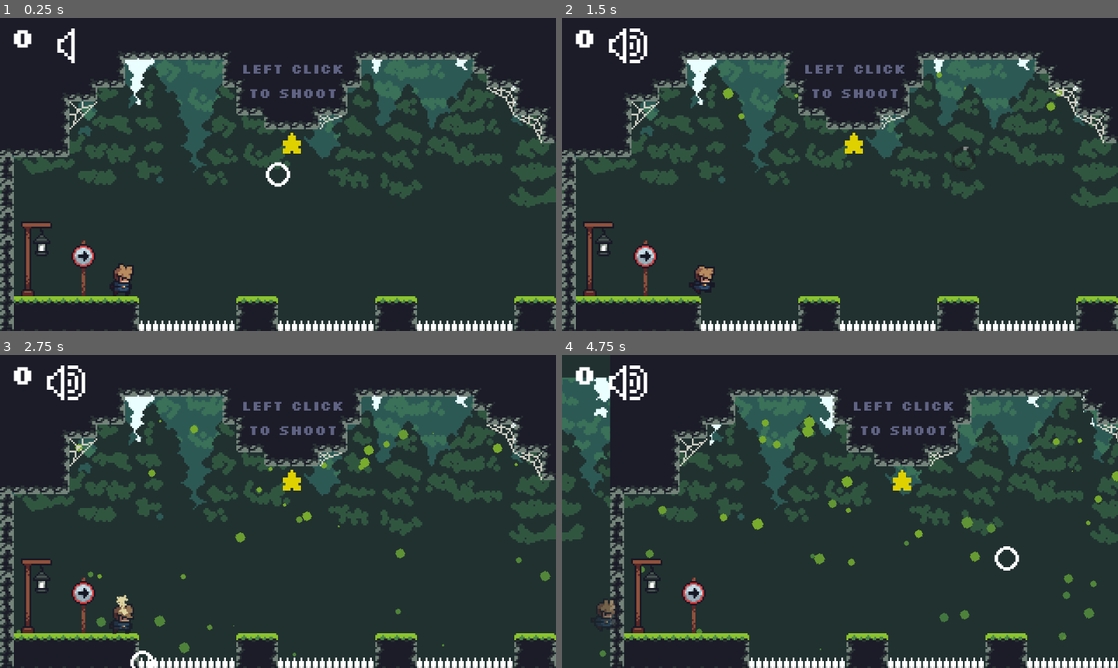
Above: before the commit, frames 1-4 (two rows, left to right).
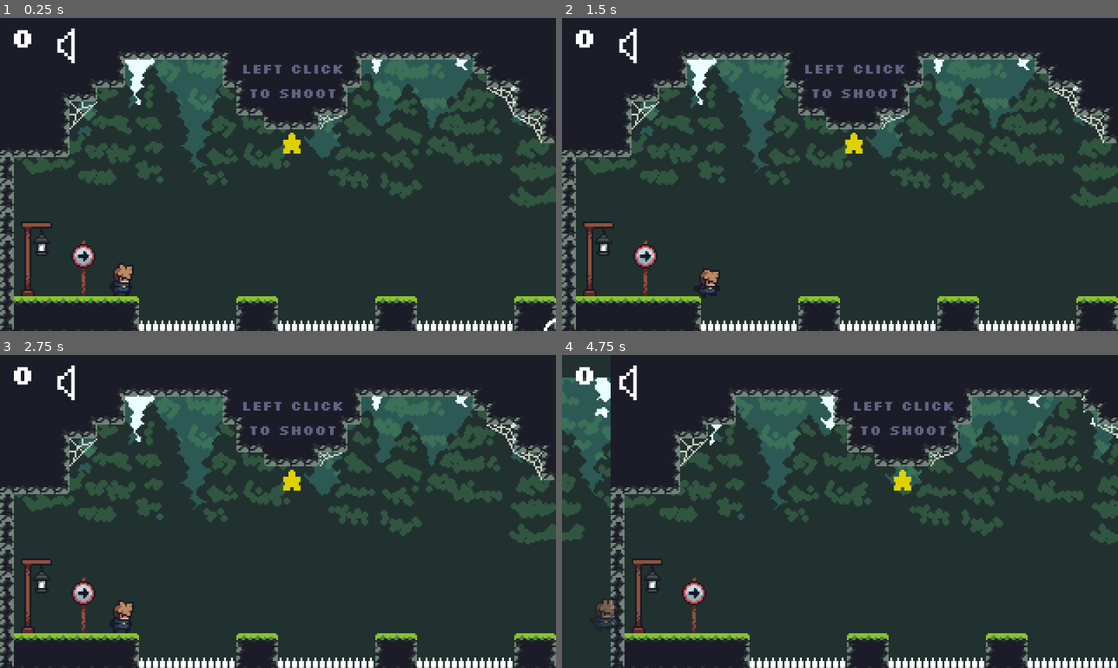
Above: after the commit, the same moments.

Repository: ItsHotdogFred/cannon-platformer
Game: Godot game, scene res://main.tscn
The game is run twice, just before and just after one commit, with the same random seed, the same clock (stepped at 60 frames per second) and the same inputs.
Inputs (mouse positions are in pixels of both pictures, inside the frame that each line leads up to):
- Up to frame 1 (0.25 s): no input
- Up to frame 2 (1.5 s): click (628, 46) at 0.5 s; tap Enter at 1.25 s; move the mouse to (962, 158) at 1.27 s; hold D (right) from 1.28 s (still down); right-click (962, 158) at 1.35 s; click (962, 158) at 1.42 s
- Up to frame 3 (2.75 s): release D (right) at 2 s; tap Enter at 2 s; drag from (166, 527) to (139, 661) at 2.02 s
- Up to frame 4 (4.75 s): tap Enter at 2.75, 3.5, 4.25 s; move the mouse to (895, 442) at 2.77 s; hold D (right) 2.78-3.5 s; click (895, 442) at 2.85 s; drag from (812, 574) to (712, 661) at 3.52 s; move the mouse to (1006, 558) at 4.27 s; hold A (left) from 4.28 s (still down); tap F (noclip) at 4.35 s; click (1006, 558) at 4.42 s

The runs differ from the first frame. In frame 1, 0.3% of the frame differs, in the area x 2-100%, y 4-100%; in frame 2, 1.0%; in frame 3, 1.6%; in frame 4, 3.3%, in the area x 2-100%, y 3-100%.

Commit message:
Before mask implentation

Diff:
--- a/main.gd
+++ b/main.gd
@@ -1,4 +1,6 @@
 extends Node2D
+
+@export var camera : Camera2D
 
 func _ready():
 	# Default window size via DisplayServer (more reliable on Wayland than
--- a/main.tscn
+++ b/main.tscn
@@ -19,41 +19,57 @@
 [ext_resource type="PackedScene" uid="uid://bq2rjwc4u0t6e" path="res://world/levels/Level_07.tscn" id="17_yaehf"]
 [ext_resource type="PackedScene" uid="uid://b5i4sei82fbqv" path="res://world/levels/Level_09.tscn" id="19_cegan"]
 
-[node name="Main" type="Node2D" unique_id=1227024573]
+[node name="Main" type="Node2D" unique_id=1227024573 node_paths=PackedStringArray("camera")]
 script = ExtResource("2_main")
+camera = NodePath("SubViewportContainer/SubViewport/ScreenCamera")
 
-[node name="Player" parent="." unique_id=602816141 instance=ExtResource("1_0xm2m")]
+[node name="SubViewportContainer" type="SubViewportContainer" parent="." unique_id=1612213823]
+z_index = 100
+texture_filter = 1
+offset_right = 320.0
+offset_bottom = 180.0
+mouse_filter = 2
+
+[node name="SubViewport" type="SubViewport" parent="SubViewportContainer" unique_id=527611784 groups=["grapple_rope_viewport"]]
+transparent_bg = true
+handle_input_locally = false
+size = Vector2i(320, 180)
+render_target_update_mode = 4
+
+[node name="Player" parent="SubViewportContainer/SubViewport" unique_id=602816141 instance=ExtResource("1_0xm2m")]
 z_index = 5
 position = Vector2(70, 144)
 
-[node name="Tutorial_01" parent="." unique_id=199532143 instance=ExtResource("8_5vw27")]
+[node name="Tutorial_01" parent="SubViewportContainer/SubViewport" unique_id=199532143 node_paths=PackedStringArray("camera") instance=ExtResource("8_5vw27")]
+camera = NodePath("../ScreenCamera")
 
-[node name="Tutoiral_02" parent="." unique_id=2023377505 instance=ExtResource("8_kek77")]
+[node name="Tutoiral_02" parent="SubViewportContainer/SubViewport" unique_id=2023377505 instance=ExtResource("8_kek77")]
 position = Vector2(320, 0)
 
-[node name="TileMapLayer" parent="." unique_id=938936149 instance=ExtResource("9_kek77")]
+[node name="TileMapLayer" parent="SubViewportContainer/SubViewport" unique_id=938936149 instance=ExtResource("9_kek77")]
 position = Vector2(640, 0)
 
-[node name="TileMapLayer2" parent="." unique_id=1466047648 instance=ExtResource("6_ycdy4")]
+[node name="TileMapLayer2" parent="SubViewportContainer/SubViewport" unique_id=1466047648 instance=ExtResource("6_ycdy4")]
 position = Vector2(960, 0)
 
-[node name="TileMapLayer3" parent="." unique_id=749135044 instance=ExtResource("16_2cqfq")]
+[node name="TileMapLayer3" parent="SubViewportContainer/SubViewport" unique_id=749135044 instance=ExtResource("16_2cqfq")]
 position = Vector2(1280, 0)
 
-[node name="TileMapLayer4" parent="." unique_id=686122201 instance=ExtResource("17_yaehf")]
+[node name="TileMapLayer4" parent="SubViewportContainer/SubViewport" unique_id=686122201 instance=ExtResource("17_yaehf")]
 position = Vector2(1600, 0)
 
-[node name="TileMapLayer5" parent="." unique_id=1303224397 instance=ExtResource("19_cegan")]
+[node name="TileMapLayer5" parent="SubViewportContainer/SubViewport" unique_id=1303224397 node_paths=PackedStringArray("camera") instance=ExtResource("19_cegan")]
 position = Vector2(1920, 0)
+camera = NodePath("../ScreenCamera")
 
-[node name="TileMapLayer6" parent="." unique_id=891859371 instance=ExtResource("17_cegan")]
+[node name="TileMapLayer6" parent="SubViewportContainer/SubViewport" unique_id=891859371 instance=ExtResource("17_cegan")]
 position = Vector2(1920, 180)
 
-[node name="ScreenCamera" type="Camera2D" parent="." unique_id=2020762220 groups=["grapple_screen_camera"]]
+[node name="ScreenCamera" type="Camera2D" parent="SubViewportContainer/SubViewport" unique_id=2020762220 groups=["grapple_screen_camera"]]
 position = Vector2(160, 90)
 script = ExtResource("3_camera")
 
-[node name="Label" type="Label" parent="ScreenCamera" unique_id=1516192247]
+[node name="Label" type="Label" parent="SubViewportContainer/SubViewport/ScreenCamera" unique_id=1516192247]
 z_index = 1
 offset_left = -154.0
 offset_top = -90.0
@@ -63,13 +79,14 @@
 theme_override_font_sizes/font_size = 16
 text = "0"
 script = ExtResource("3_4c57u")
+metadata/_edit_use_anchors_ = true
 
-[node name="AudioStreamPlayer2D" type="AudioStreamPlayer2D" parent="ScreenCamera" unique_id=318832377]
+[node name="AudioStreamPlayer2D" type="AudioStreamPlayer2D" parent="SubViewportContainer/SubViewport/ScreenCamera" unique_id=318832377]
 position = Vector2(-160, -90)
 stream = ExtResource("5_dg77c")
 autoplay = true
 
-[node name="Sound" type="Button" parent="ScreenCamera" unique_id=1426153752]
+[node name="Sound" type="Button" parent="SubViewportContainer/SubViewport/ScreenCamera" unique_id=1426153752]
 z_index = 1
 texture_filter = 1
 offset_left = -138.0
@@ -81,28 +98,14 @@
 flat = true
 script = ExtResource("6_w48qg")
 sound = false
+metadata/_edit_use_anchors_ = true
 
-[node name="SubViewportContainer" type="SubViewportContainer" parent="ScreenCamera" unique_id=1612213823]
-z_index = 100
-texture_filter = 1
-offset_left = -160.0
-offset_top = -90.0
-offset_right = 160.0
-offset_bottom = 90.0
-mouse_filter = 2
+[node name="CursorIndicator" parent="SubViewportContainer/SubViewport/ScreenCamera" unique_id=700347957 instance=ExtResource("7_cursor")]
+z_index = 999
 
-[node name="SubViewport" type="SubViewport" parent="ScreenCamera/SubViewportContainer" unique_id=527611784 groups=["grapple_rope_viewport"]]
-transparent_bg = true
-handle_input_locally = false
-size = Vector2i(320, 180)
-render_target_update_mode = 4
-
-[node name="CursorIndicator" parent="ScreenCamera/SubViewportContainer/SubViewport" unique_id=700347957 instance=ExtResource("7_cursor")]
-player = NodePath("../../../../Player")
-
-[node name="Background" parent="." unique_id=1680881938 instance=ExtResource("17_074og")]
+[node name="Background" parent="SubViewportContainer/SubViewport" unique_id=1680881938 instance=ExtResource("17_074og")]
 z_index = -2
 position = Vector2(0, -15)
 script = null
 
-[connection signal="pressed" from="ScreenCamera/Sound" to="ScreenCamera/Sound" method="_on_pressed"]
+[connection signal="pressed" from="SubViewportContainer/SubViewport/ScreenCamera/Sound" to="SubViewportContainer/SubViewport/ScreenCamera/Sound" method="_on_pressed"]
--- a/world/levels/Level_02.tscn
+++ b/world/levels/Level_02.tscn
@@ -3,9 +3,11 @@
 [ext_resource type="Texture2D" uid="uid://01k4irmqdedk" path="res://assets/jumpstart/Jumpstart Legacy/Tilesets/Grassy_stone.png" id="1_5ceop"]
 [ext_resource type="Texture2D" uid="uid://c22ww6ypa5rwh" path="res://assets/jumpstart/Jumpstart Legacy/Decoration/Decals.png" id="2_vn7fu"]
 [ext_resource type="PackedScene" uid="uid://c5dq5f1nbpq8b" path="res://world/hazards/spike.tscn" id="3_modof"]
+[ext_resource type="Script" uid="uid://brxbbn6ts2rap" path="res://world/levels/level_02.gd" id="3_n1oc0"]
 [ext_resource type="FontFile" uid="uid://cet8y2a7ru56n" path="res://fonts/silkscreen/Silkscreen-Bold.ttf" id="4_vn7fu"]
 [ext_resource type="PackedScene" uid="uid://bdir8fdmbtr0r" path="res://world/props/star.tscn" id="5_modof"]
 [ext_resource type="Texture2D" uid="uid://drbdhakieel44" path="res://assets/jumpstart/Jumpstart Legacy/Particles/squircle.png" id="6_xvuf8"]
+[ext_resource type="Script" uid="uid://dl4liswboohvy" path="res://world/levels/gpu_particles_2d.gd" id="7_f3dyj"]
 
 [sub_resource type="TileSetAtlasSource" id="TileSetAtlasSource_n6sch"]
 texture = ExtResource("1_5ceop")
@@ -541,10 +543,12 @@
 scale_min = 0.099999994
 color_ramp = SubResource("GradientTexture1D_twto6")
 
-[node name="TileMapLayer" type="TileMapLayer" unique_id=1466047648]
+[node name="TileMapLayer" type="TileMapLayer" unique_id=1466047648 node_paths=PackedStringArray("snow_particles_2d")]
 texture_filter = 1
 tile_map_data = PackedByteArray("AAAAAAAAAAABAAEAAAAAAAEAAAABAAEAAAAAAAIAAAABAAEAAAABAAAAAAABAAEAAAACAAAAAAABAAEAAAADAA …(5136 unchanged characters)…
 tile_set = SubResource("TileSet_twto6")
+script = ExtResource("3_n1oc0")
+snow_particles_2d = NodePath("GPUParticles2D")
 
 [node name="spike" parent="." unique_id=1260586256 instance=ExtResource("3_modof")]
 position = Vector2(82, 176)
@@ -738,3 +742,4 @@
 texture = ExtResource("6_xvuf8")
 lifetime = 3.0
 process_material = SubResource("ParticleProcessMaterial_f3dyj")
+script = ExtResource("7_f3dyj")
--- a/world/levels/Level_09.tscn
+++ b/world/levels/Level_09.tscn
@@ -4,11 +4,13 @@
 [ext_resource type="Texture2D" uid="uid://c22ww6ypa5rwh" path="res://assets/jumpstart/Jumpstart Legacy/Decoration/Decals.png" id="2_laknp"]
 [ext_resource type="Texture2D" uid="uid://dubh4w1t41jhc" path="res://assets/jumpstart/Jumpstart Legacy/Tilesets/Dirt.png" id="3_u8mry"]
 [ext_resource type="Texture2D" uid="uid://b46acgtsdo3u5" path="res://assets/jumpstart/Jumpstart Legacy/Tilesets/Snowy_ice.png" id="4_lkr0r"]
+[ext_resource type="Script" uid="uid://brxbbn6ts2rap" path="res://world/levels/level_02.gd" id="5_l1gdm"]
 [ext_resource type="Script" uid="uid://nu0lrsaunffh" path="res://world/props/checkpoint.gd" id="5_qcfjj"]
 [ext_resource type="Script" uid="uid://bbpvbv8826ou3" path="res://world/hazards/spike.gd" id="6_ic6eh"]
 [ext_resource type="PackedScene" uid="uid://dcaeoaw66cmoj" path="res://world/hazards/icy_block.tscn" id="7_f6gmw"]
 [ext_resource type="PackedScene" uid="uid://c5dq5f1nbpq8b" path="res://world/hazards/spike.tscn" id="7_fxys2"]
 [ext_resource type="Texture2D" uid="uid://dyqrgeb01bgtl" path="res://assets/jumpstart/Jumpstart Legacy/Particles/snow_flake.png" id="9_gm5rp"]
+[ext_resource type="Script" uid="uid://dl4liswboohvy" path="res://world/levels/gpu_particles_2d.gd" id="10_cw647"]
 
 [sub_resource type="TileSetAtlasSource" id="TileSetAtlasSource_n6sch"]
 texture = ExtResource("1_yrvgd")
@@ -788,10 +790,12 @@
 scale_min = 0.099999994
 color_ramp = SubResource("GradientTexture1D_twto6")
 
-[node name="TileMapLayer" type="TileMapLayer" unique_id=1466047648]
+[node name="TileMapLayer" type="TileMapLayer" unique_id=1466047648 node_paths=PackedStringArray("snow_particles_2d")]
 texture_filter = 1
 tile_map_data = PackedByteArray("AAAAAAAAAAABAAEAAAAAAAEAAAABAAEAAAAAAAIAAwABAAIAAAABAAAAAAABAAEAAAACAAAAAAABAAEAAAADAA …(6736 unchanged characters)…
 tile_set = SubResource("TileSet_twto6")
+script = ExtResource("5_l1gdm")
+snow_particles_2d = NodePath("SnowParticles2D")
 
 [node name="Checkpoint" type="Area2D" parent="." unique_id=1152715742]
 position = Vector2(12, 82)
@@ -1299,6 +1303,7 @@
 texture = ExtResource("9_gm5rp")
 lifetime = 4.5
 process_material = SubResource("ParticleProcessMaterial_l1gdm")
+script = ExtResource("10_cw647")
 
 [connection signal="body_entered" from="Checkpoint" to="Checkpoint" method="_on_body_entered"]
 [connection signal="body_entered" from="void" to="void" method="_on_body_entered"]
--- /dev/null
+++ b/world/levels/level_02.gd
@@ -0,0 +1,11 @@
+extends TileMapLayer
+
+@export var camera : Camera2D
+@export var snow_particles_2d: GPUParticles2D
+
+func _physics_process(delta: float) -> void:
+	var offset : Vector2 = Vector2(160.0, 90)
+	if camera.global_position == global_position + offset:
+		snow_particles_2d.emitting = true
+	else:
+		snow_particles_2d.emitting = false
--- a/world/props/grappling_hook.gd
+++ b/world/props/grappling_hook.gd
@@ -20,6 +20,12 @@
 var _rope_viewport: SubViewport
 var _screen_camera: Camera2D
 
+
+func _ready() -> void:
+	# Keep rope rendering alive while the camera pans with the tree paused.
+	process_mode = Node.PROCESS_MODE_ALWAYS
+
+
 func start_hook(hook_position: Vector2, attached_body: Node2D = null) -> void:
 	anchor.global_position = hook_position
 	if attached_body != null:
@@ -30,8 +36,8 @@
 	_player_parent = _player.get_parent()
 	_rope_viewport = get_tree().get_first_node_in_group("grapple_rope_viewport") as SubViewport
 	_screen_camera = get_tree().get_first_node_in_group("grapple_screen_camera") as Camera2D
-	if _rope_viewport != null:
-		line_2d.reparent(_rope_viewport, false)
+	if is_instance_valid(_screen_camera):
+		line_2d.reparent(_screen_camera, false)
 		line_2d.position = Vector2.ZERO
 		line_2d.visible = true
 	player_anchor.global_position = _player.global_position
@@ -55,6 +61,8 @@
 
 func _physics_process(delta: float) -> void:
 	if _player == null:
+		return
+	if get_tree().paused:
 		return
 
 	_update_anchor_position()
@@ -143,9 +151,7 @@
 	# mutates a copy and won't update the rendered line.
 	var player_position := player_anchor.global_position
 	var anchor_position := anchor.global_position
-	if _rope_viewport != null and _screen_camera != null:
-		var viewport_center := Vector2(_rope_viewport.size) * 0.5
-		var camera_position := _screen_camera.global_position
-		player_position = player_position - camera_position + viewport_center
-		anchor_position = anchor_position - camera_position + viewport_center
+	if is_instance_valid(_screen_camera):
+		player_position = _screen_camera.to_local(player_anchor.global_position)
+		anchor_position = _screen_camera.to_local(anchor.global_position)
 	line_2d.points = PackedVector2Array([player_position, anchor_position])
Not shown, added: world/levels/level_02.gd.uid
Not shown, changed: AGENTS.md
